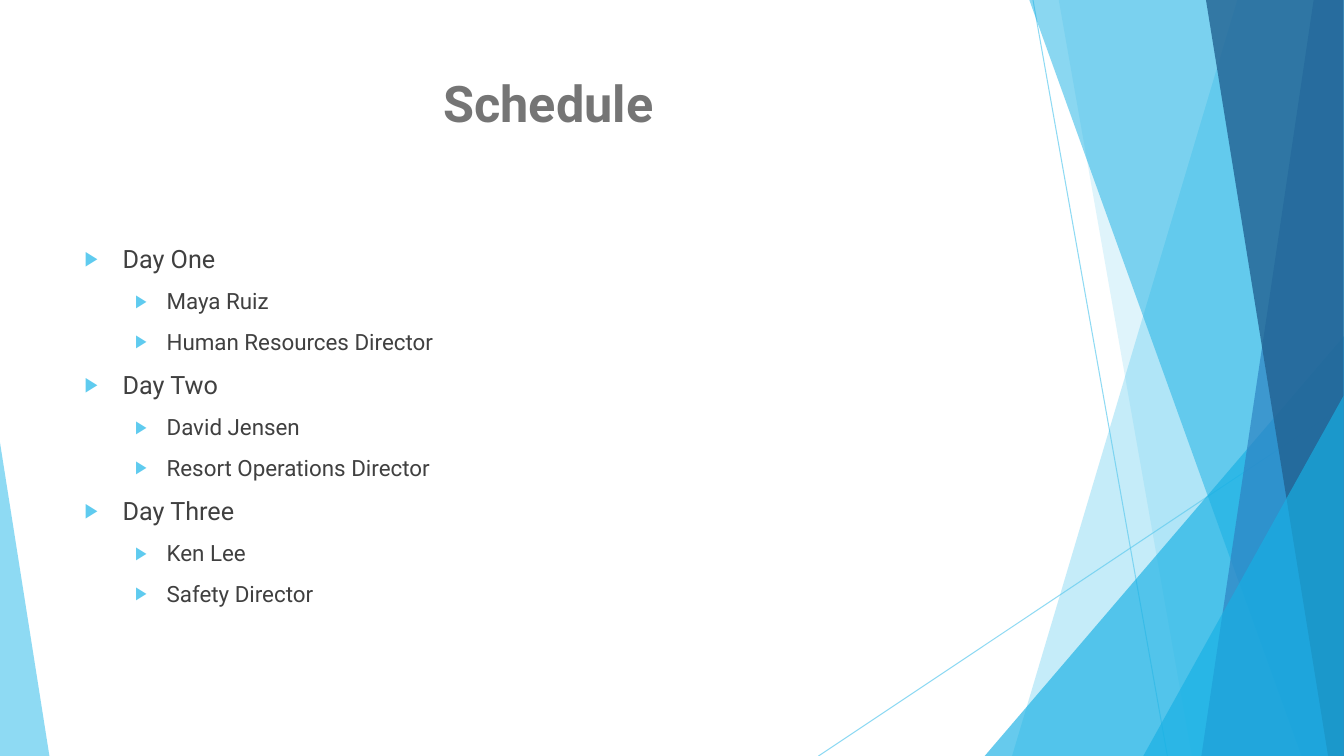
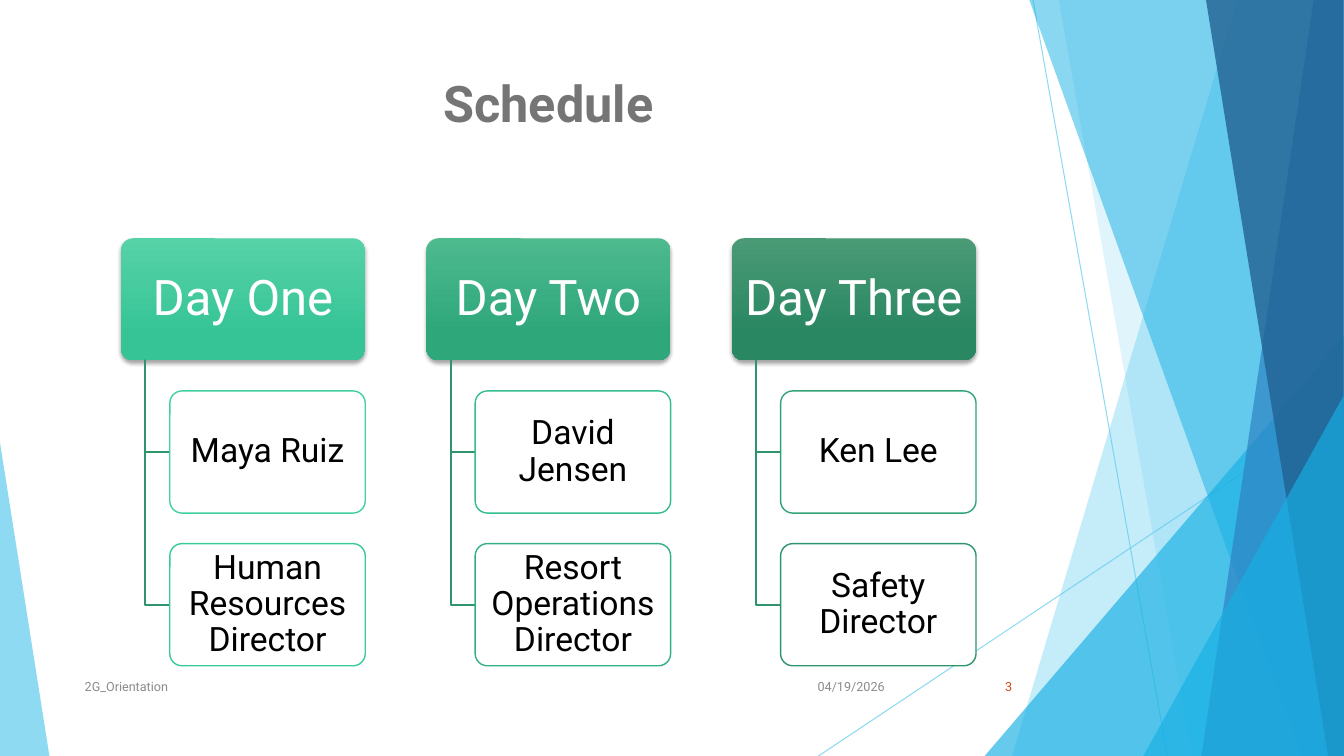
Before and after one commit to Tometri/ProjectPortfolio, a slide deck: slide 3 of school/MGCCC-Spring2026/CSC1123-ComputerApplications/ModuleFourteen/M14Project/Weaver_PowerPoint_2G_Orientation.pptx. Drawn at 1344x756 pixels with LibreOffice and Linux fonts; fonts in the diff are those of the drawing. Boxes give left, top, right and bottom in pixels: in the first picture for what was removed or moved away, otherwise in the second. Text is boxed around its words. In the diff, an @@ line names an element or a change of style, - is before the commit and + after.

```diff
--- a/school/MGCCC-Spring2026/CSC1123-ComputerApplications/ModuleFourteen/M14Project/Weaver_PowerPoint_2G_Orientation.pptx
+++ b/school/MGCCC-Spring2026/CSC1123-ComputerApplications/ModuleFourteen/M14Project/Weaver_PowerPoint_2G_Orientation.pptx
@@ text removed at (123,250,433,607) @@
-▶ Day One
-  ▶ Maya Ruiz
-  ▶ Human Resources Director
-▶ Day Two
-  ▶ David Jensen
-  ▶ Resort Operations Director
-▶ Day Three
-  ▶ Ken Lee
-  ▶ Safety Director
@@ group added at (121,238,976,665): 9 rounded rectangles, 9 texts, 6 freeform shapes @@
+Day One
+Maya Ruiz
+Human Resources Director
+Day Two
+David Jensen
+Resort Operations Director
+Day Three
+Ken Lee
+Safety Director
@@ text added at (85,682,168,692), 9 pt, text #8C8C8C @@
+2G_Orientation
@@ text added at (818,682,885,692), 9 pt, text #8C8C8C @@
+04/19/2026
@@ page number added at (1005,682,1012,691), 9 pt, text #D34817 @@
+3
```
Also in this commit, not shown: 4 other slides changed, 1 slide added, 1 slide removed.
